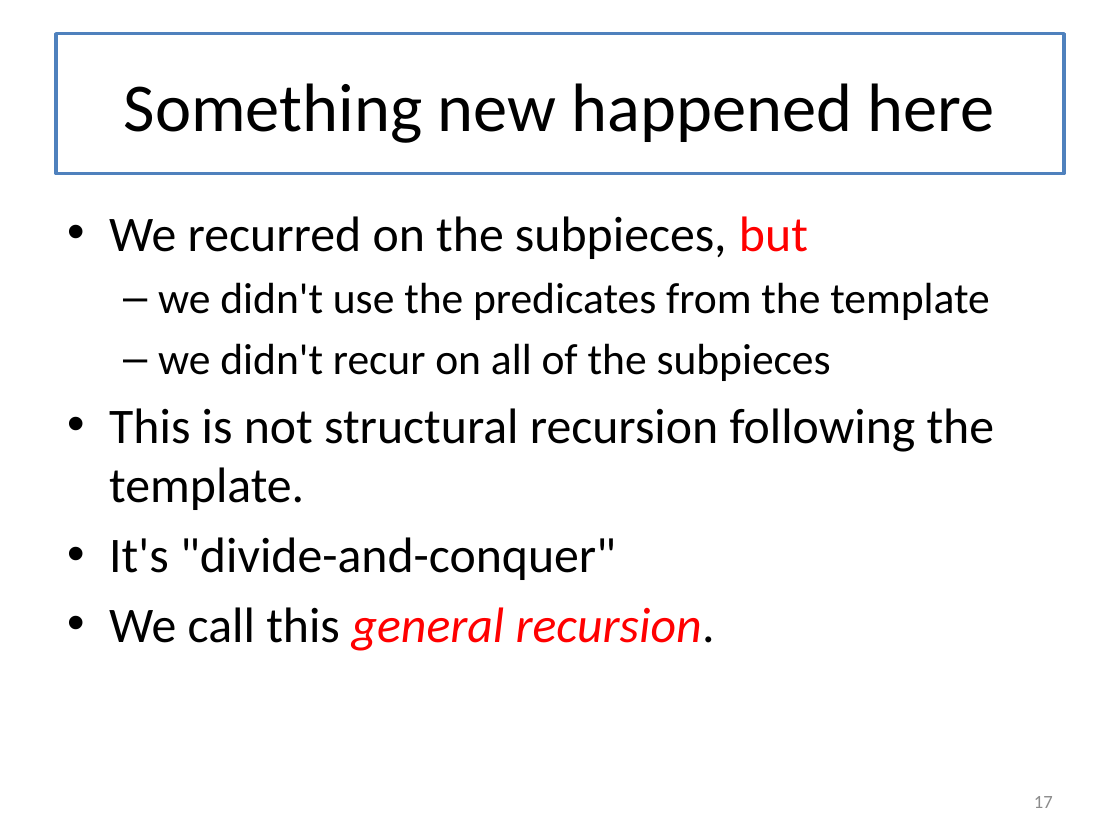
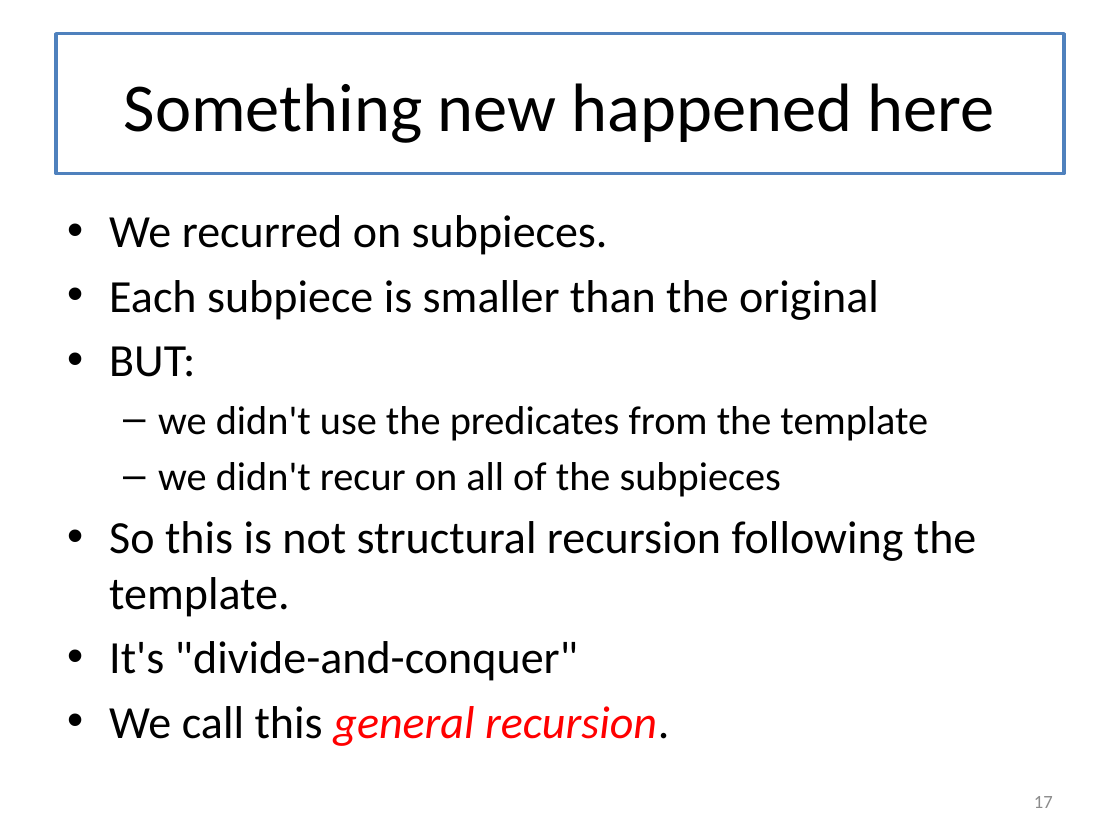
Before and after one commit to mwand/cs5010f16, a slide deck: slide 17 of Slides/Lesson 8.1 Introducing General Recursion.pptx. Drawn at 1120x840 pixels with LibreOffice and Linux fonts; fonts in the diff are those of the drawing. Boxes give left, top, right and bottom in pixels: in the first picture for what was removed or moved away, otherwise in the second. Text is boxed around its words. In the diff, an @@ line names an element or a change of style, - is before the commit and + after.

```diff
--- a/Slides/Lesson 8.1 Introducing General Recursion.pptx
+++ b/Slides/Lesson 8.1 Introducing General Recursion.pptx
@@ text at <box>109,215,879,377</box>: text changed; size 32 to 29.6 pt @@
-• We recurred on the subpieces, but
+• We recurred on subpieces.
+• Each subpiece is smaller than the original
+• BUT:
@@ text at <box>109,406,928,746</box>: size 28 to 25.9 pt in "we didn't use the predicates from the ...", "we didn't recur on all of the ..."; size 32 to 29.6 pt in "It's "divide-and-conquer"", "We call this general recursion." @@
@@ text at <box>109,521,976,617</box>: text changed; size 32 to 29.6 pt @@
-• This is not structural recursion following the template.
+• So this is not structural recursion following the template.
```
Also in this commit, not shown: 22 other slides changed, 5 slides added, 11 other files.
